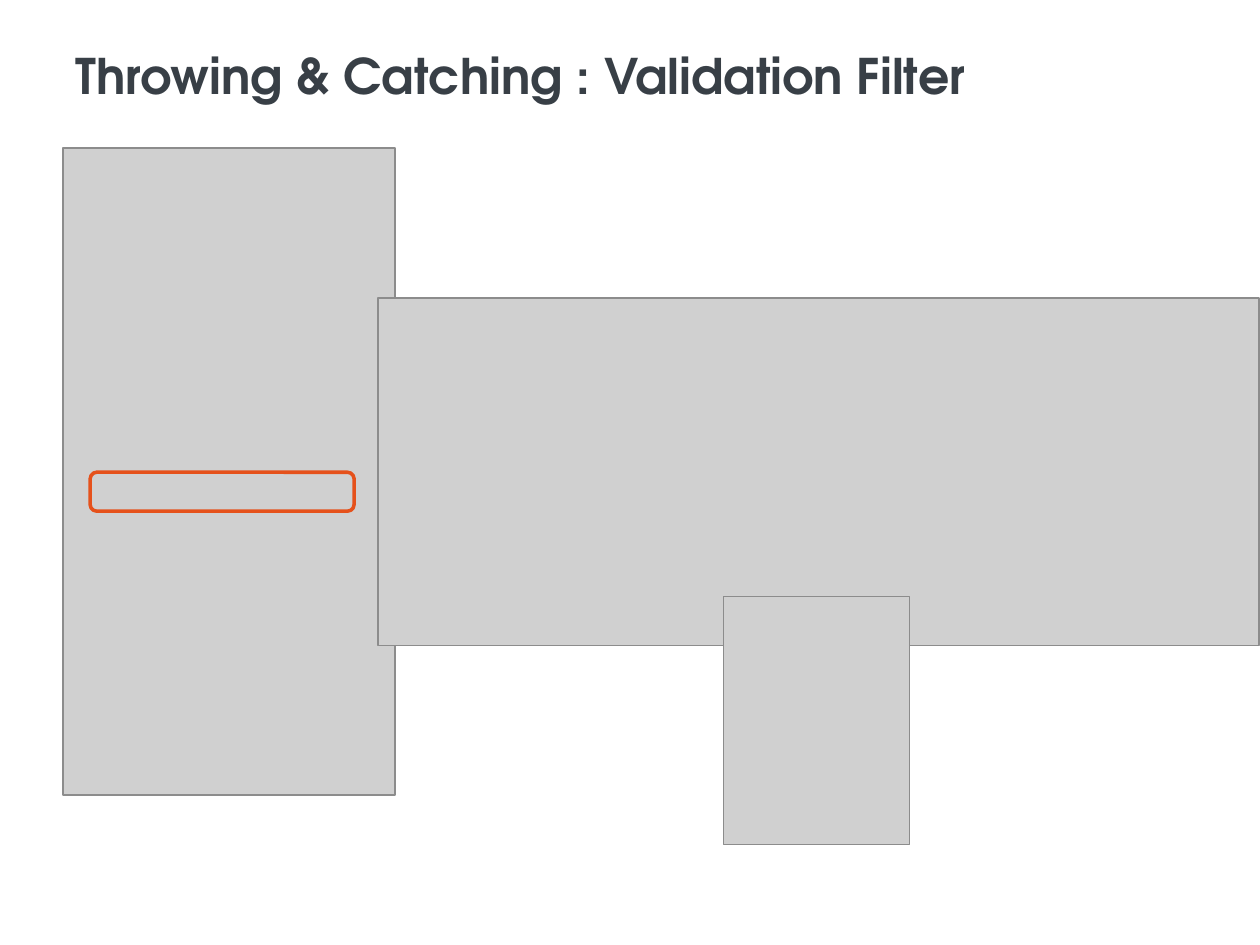
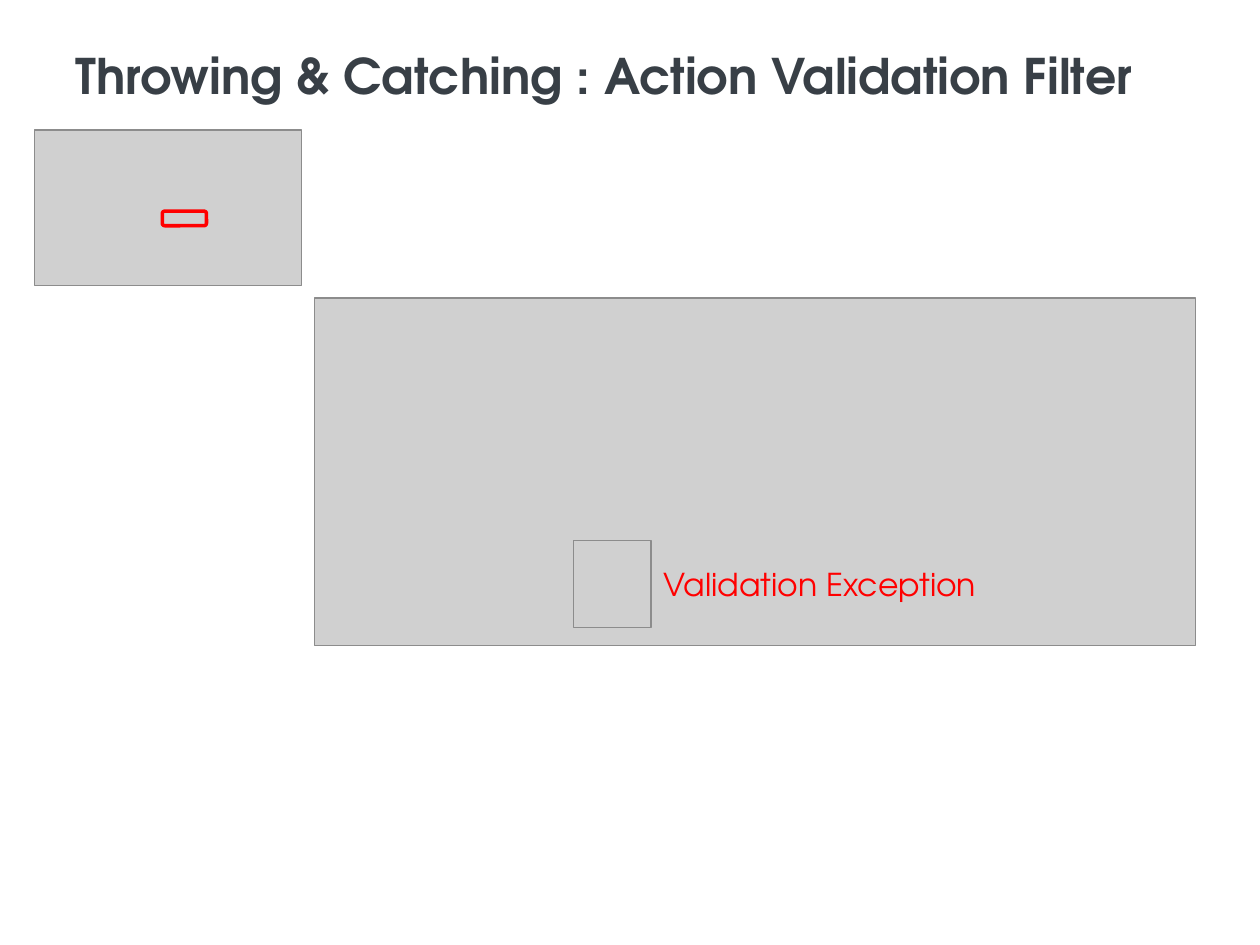
Before and after one commit to BlueInt32/prez_error_handling, a slide deck: slide 33 of Error Handling presentation.pptx (slide 24 before the commit). Drawn at 1260x945 pixels with LibreOffice and Linux fonts; fonts in the diff are those of the drawing; grey boxes stand for pictures; background and template pictures are left out. Boxes give left, top, right and bottom in pixels: in the first picture for what was removed or moved away, otherwise in the second. Text is boxed around its words. In the diff, an @@ line names an element or a change of style, - is before the commit and + after.

```diff
--- a/Error Handling presentation.pptx
+++ b/Error Handling presentation.pptx
@@ title at (x1=76, y1=56, x2=1132, y2=105): text changed @@
-Throwing & Catching : Validation Filter
+Throwing & Catching : Action Validation Filter
@@ picture added at (x1=34, y1=130, x2=301, y2=285) @@
@@ picture removed at (x1=63, y1=147, x2=396, y2=795) @@
@@ rounded rectangle added at (x1=163, y1=212, x2=207, y2=227), outline #FF0000 2 pt @@
@@ picture moved from (x1=378, y1=299, x2=1259, y2=646) to (x1=315, y1=299, x2=1196, y2=646) @@
@@ rounded rectangle removed at (x1=91, y1=472, x2=354, y2=512) @@
@@ picture added at (x1=573, y1=541, x2=651, y2=627) @@
@@ text added at (x1=664, y1=572, x2=977, y2=602), 18 pt, text #FF0000 @@
+Validation Exception
@@ picture removed at (x1=723, y1=596, x2=910, y2=844) @@
```
Also in this commit, not shown: 21 other slides changed, 28 slides added, 10 slides removed, 18 other files.
